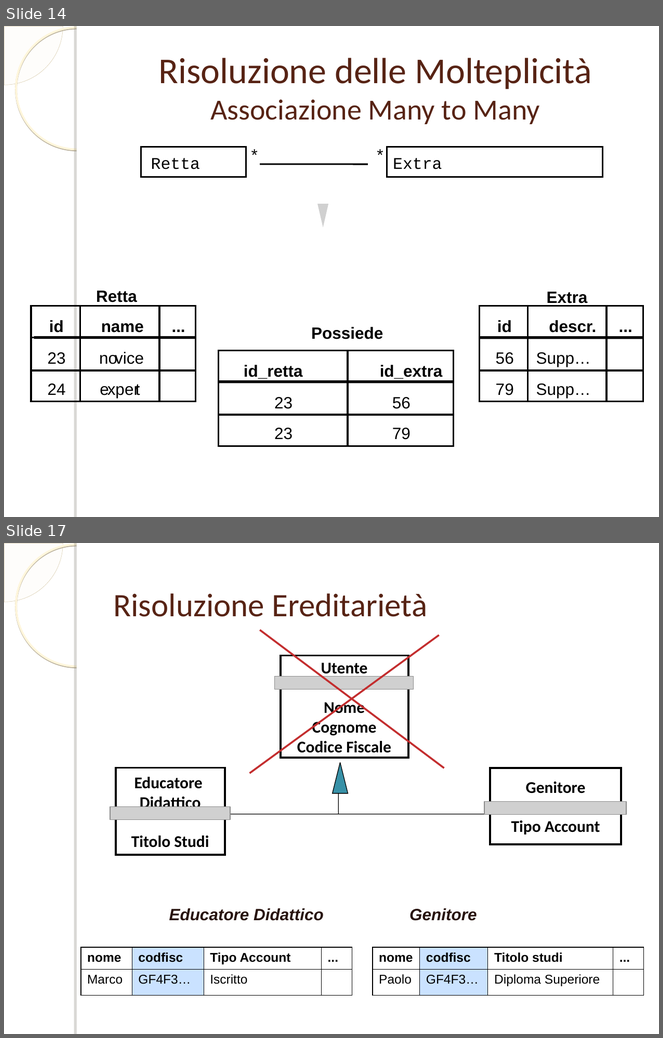
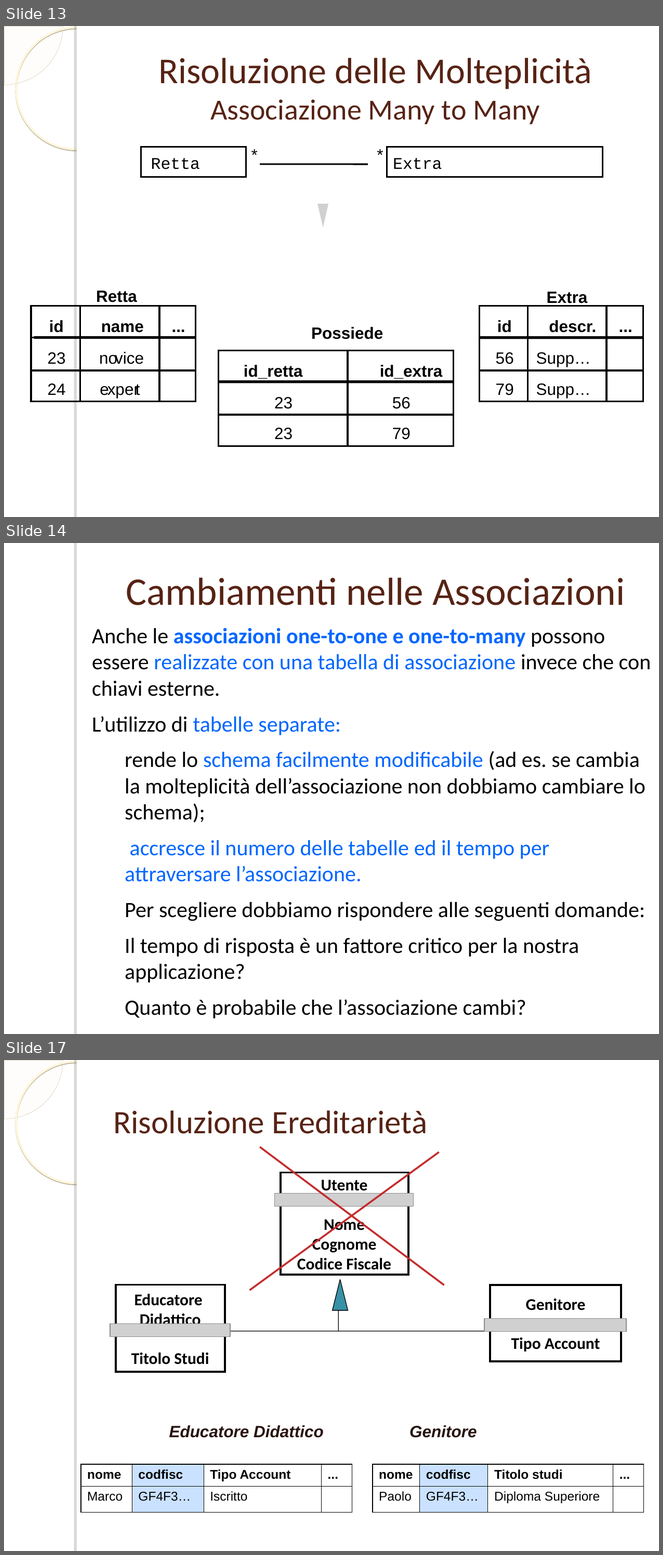
Before and after one commit to ammirate/at-silo, a slide deck: documenti_comuni/PresentazioneDB.ppt. Shown one above the other, each under a label of ours: slides 14 and 17 before the commit, slides 13, 14 and 17 after it; the slides between them are not shown. The pictures are 663x1038 and 663x1555 pixels, drawn with LibreOffice and Linux fonts; fonts in the diff are those of the drawing; grey boxes stand for pictures; background and template pictures are left out. Boxes give left, top, right and bottom in pixels: in the first picture for what was removed or moved away, otherwise in the second. Text is boxed around its words. In the diff, an @@ line names an element or a change of style, - is before the commit and + after.

Commit message:
[WR] Modifica presentazione in base alle nuove direttive

```diff
--- a/documenti_comuni/PresentazioneDB.ppt
+++ b/documenti_comuni/PresentazioneDB.ppt
@@ slide 14 added at [4,543,659,1034], background picture (left out); not listed: 1 template element that a slide beside it also shows @@
@@ text added at [126,577,625,605], 43 pt, text #572314 @@
+Cambiamenti nelle Associazioni
@@ text added at [92,628,651,957], 24 pt, text #000000 @@
+Anche le associazioni one-to-one e one-to-many possono essere realizzate con una tabella di associazione invece che con chiavi esterne.
+L’utilizzo di tabelle separate:
+  rende lo schema facilmente modificabile (ad es. se cambia la molteplicità dell’associazione non dobbiamo cambiare lo schema);
+  accresce il numero delle tabelle ed il tempo per attraversare l’associazione.
+Per scegliere dobbiamo rispondere alle seguenti domande:
+  Il tempo di risposta è un fattore critico per la nostra applicazione?
+  Quanto è probabile che l’associazione cambi?
@@ what was slide 14 is now slide 13 @@
```
Also in this commit, not shown: 3 slides changed, 8 other slides added, 10 slides removed.
